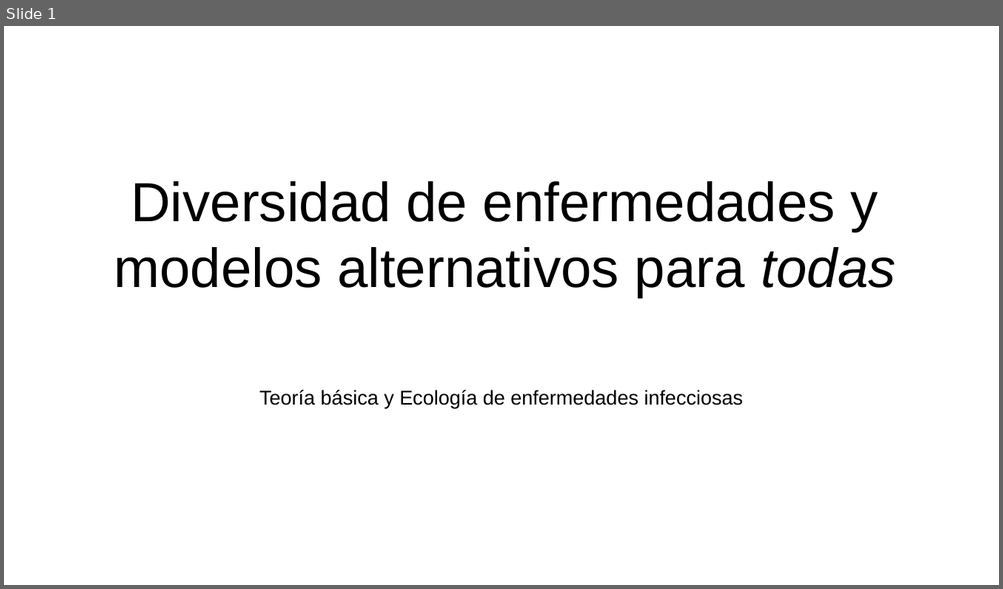
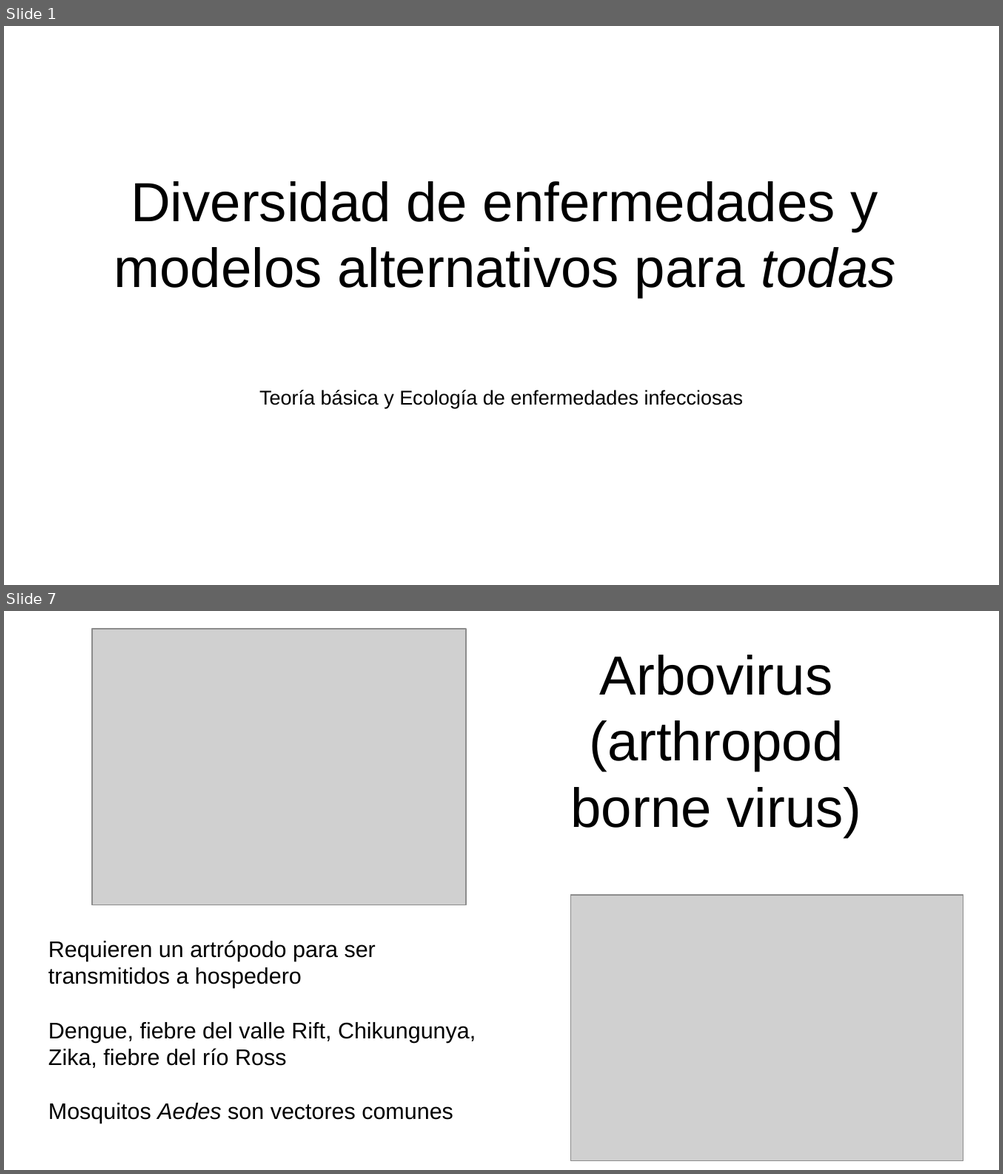
Before and after one commit to gerardommc/Ecologia-Teorica, a slide deck: Diversidad-enfermedades-infecciones.odp. Shown one above the other, each under a label of ours: slide 1 before the commit, slides 1 and 7 after it; the slides between them are not shown. The pictures are 1003x589 and 1003x1174 pixels, drawn with LibreOffice and Linux fonts; fonts in the diff are those of the drawing; grey boxes stand for pictures. Boxes give left, top, right and bottom in pixels: in the first picture for what was removed or moved away, otherwise in the second. Text is boxed around its words. In the diff, an @@ line names an element or a change of style, - is before the commit and + after.

```diff
--- a/Diversidad-enfermedades-infecciones.odp
+++ b/Diversidad-enfermedades-infecciones.odp
@@ slide 7 added at [4, 611, 999, 1170], background #FFFFFF @@
@@ picture added at [93, 629, 466, 906] @@
@@ title added at [570, 655, 862, 837], 44 pt, text #000000 @@
+Arbovirus
+(arthropod borne virus)
@@ picture added at [571, 895, 963, 1162] @@
@@ text added at [48, 940, 475, 1124], 18 pt, text #000000 @@
+Requieren un artrópodo para ser transmitidos a hospedero
+Dengue, fiebre del valle Rift, Chikungunya, Zika, fiebre del río Ross
+Mosquitos Aedes son vectores comunes
```
Also in this commit, not shown: 21 other slides added, 28 other files.
